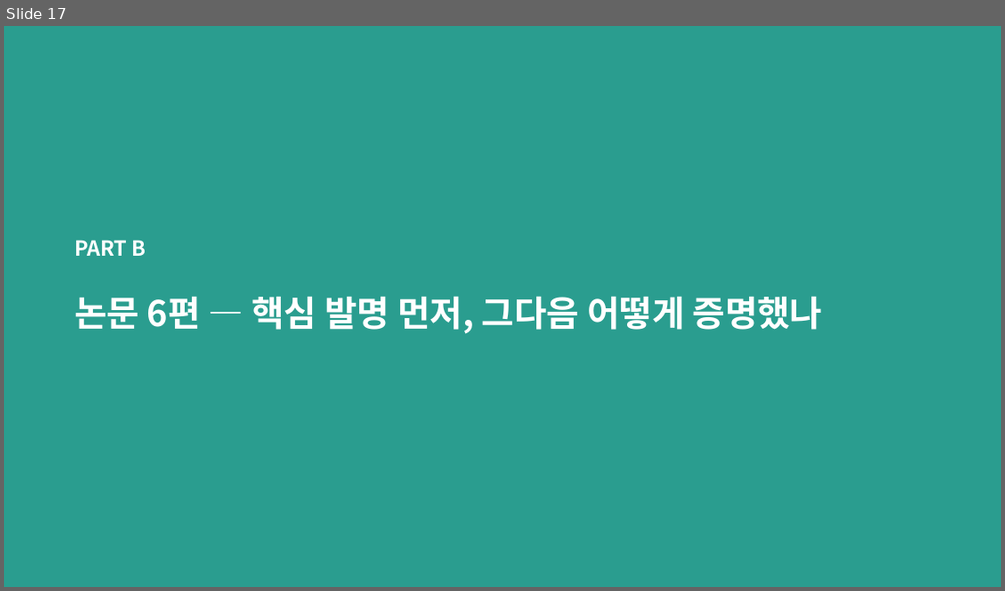
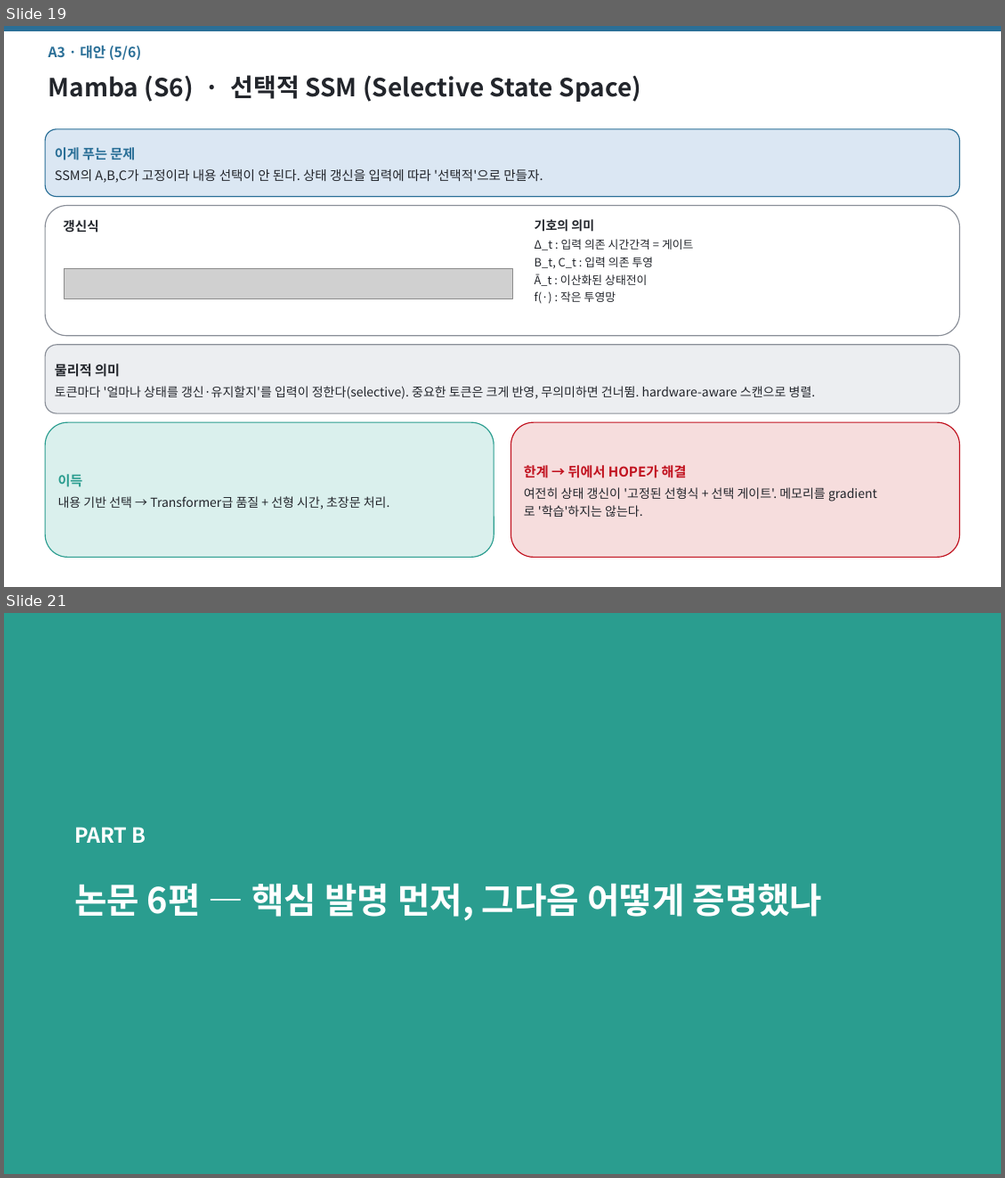
Before and after one commit to jimmylegendary/neural-memory-study, a slide deck: seminar/TTT-seminar.pptx. Shown one above the other, each under a label of ours: slide 17 before the commit, slides 19 and 21 after it; the slides between them are not shown. The pictures are 1005x591 and 1005x1178 pixels, drawn with LibreOffice and Linux fonts; fonts in the diff are those of the drawing; grey boxes stand for pictures. Boxes give left, top, right and bottom in pixels: in the first picture for what was removed or moved away, otherwise in the second. Text is boxed around its words. In the diff, an @@ line names an element or a change of style, - is before the commit and + after.

```diff
--- a/seminar/TTT-seminar.pptx
+++ b/seminar/TTT-seminar.pptx
@@ slide 19 added at [4, 26, 1001, 587], background #FFFFFF @@
@@ rectangle added at [4, 26, 1001, 30], fill #2A6F97, outline #2A6F97 1 pt @@
@@ text added at [48, 46, 141, 60], 13.5 pt, text #2A6F97, bold @@
+A3 · 대안 (5/6)
@@ text added at [48, 75, 641, 102], 24 pt, text #22252B, bold @@
+Mamba (S6) · 선택적 SSM (Selective State Space)
@@ rounded rectangle added at [45, 129, 960, 197], fill #DBE7F3, outline #2A6F97 1 pt, 12.5 pt, text #22252B @@
+이게 푸는 문제
+SSM의 A,B,C가 고정이라 내용 선택이 안 된다. 상태 갱신을 입력에 따라 '선택적'으로 만들자.
@@ rounded rectangle added at [45, 206, 960, 336], fill #FFFFFF, outline #8A8F98 1 pt @@
@@ text added at [63, 219, 98, 232], 12.5 pt, text #22252B, bold @@
+갱신식
@@ text added at [534, 219, 693, 304], 11 pt, text #22252B @@
+기호의 의미
+Δ_t : 입력 의존 시간간격 = 게이트
+B_t, C_t : 입력 의존 투영
+Ā_t : 이산화된 상태전이
+f(·) : 작은 투영망
@@ picture added at [64, 268, 512, 299] @@
@@ rounded rectangle added at [45, 345, 960, 413], fill #ECEEF1, outline #8A8F98 1 pt, 12 pt, text #22252B @@
+물리적 의미
+토큰마다 '얼마나 상태를 갱신·유지할지'를 입력이 정한다(selective). 중요한 토큰은 크게 반영, 무의미하면 건너뜀. hardware-aware 스캔으로 병렬.
@@ rounded rectangle added at [45, 422, 494, 557], fill #DAF0ED, outline #2A9D8F 1 pt, 12 pt, text #22252B @@
+이득
+내용 기반 선택 → Transformer급 품질 + 선형 시간, 초장문 처리.
@@ rounded rectangle added at [511, 422, 960, 557], fill #F6DDDD, outline #C1121F 1 pt, 12 pt, text #22252B @@
+한계 → 뒤에서 HOPE가 해결
+여전히 상태 갱신이 '고정된 선형식 + 선택 게이트'. 메모리를 gradient로 '학습'하지는 않는다.
@@ what was slide 17 is now slide 21 @@
```
Also in this commit, not shown: 5 slides changed, 5 other slides added, 2 slides removed, 13 other files.
